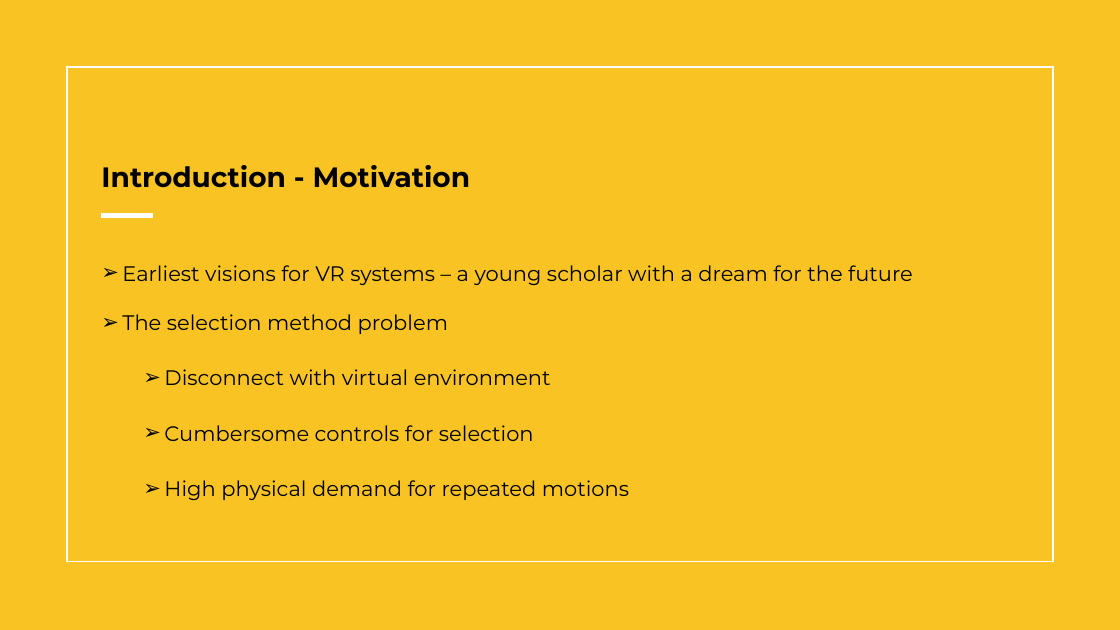
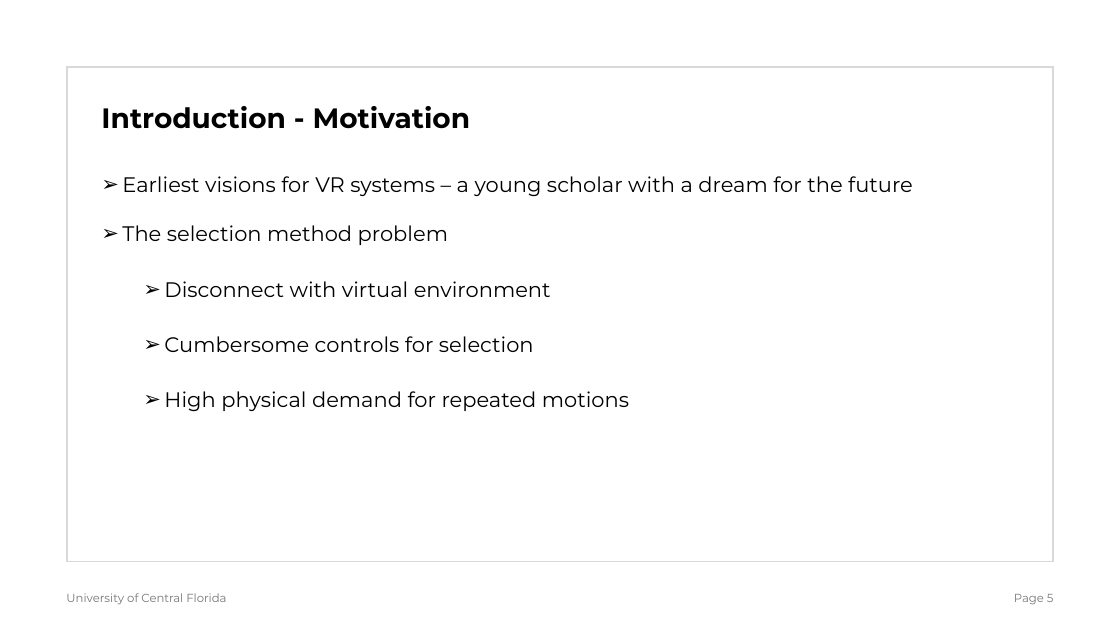
Before and after one commit to Wanyea/NeuroGaze, a slide deck: slide 5 of Research Documents/Thesis/NeuroGazeThesisDefense.pptx. Drawn at 1120x630 pixels with LibreOffice and Linux fonts; fonts in the diff are those of the drawing. Boxes give left, top, right and bottom in pixels: in the first picture for what was removed or moved away, otherwise in the second. Text is boxed around its words. In the diff, an @@ line names an element or a change of style, - is before the commit and + after.

Commit message:
pttx update - intro and lit review done

```diff
--- a/Research Documents/Thesis/NeuroGazeThesisDefense.pptx
+++ b/Research Documents/Thesis/NeuroGazeThesisDefense.pptx
@@ rectangle removed at (0, 0, 1120, 630) @@
@@ title "Introduction - Motivation": place and size @@
-title "Introduction - Motivation" at (101, 165, 471, 188)
+title "Introduction - Motivation" at (101, 106, 471, 129)
@@ rectangle at (67, 67, 1054, 562): outline #FFFFFF 1.5 pt to #D9D9D9 1.5 pt @@
@@ text "Earliest visions for VR systems ...": place and size @@
-text "Earliest visions for VR systems ..." at (122, 265, 913, 500)
+text "Earliest visions for VR systems ..." at (122, 176, 913, 411)
@@ line removed from (102, 215) to (153, 215) @@
@@ text added at (66, 593, 226, 604), 10 pt, text #787878 @@
+University of Central Florida
@@ page number added at (1014, 594, 1054, 604), 10 pt, text #787878 @@
+Page 5
```
Also in this commit, not shown: 7 other slides changed, 7 slides added, 3 slides removed, 10 other files.
